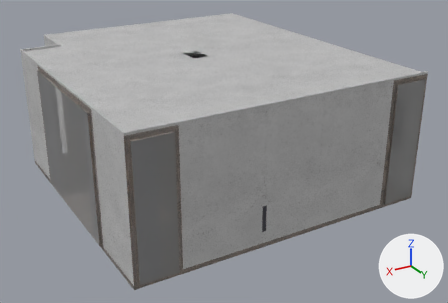
The OBJ model resources/templates/roomtemplate/models/Room.obj as it was, and as the next commit left it.
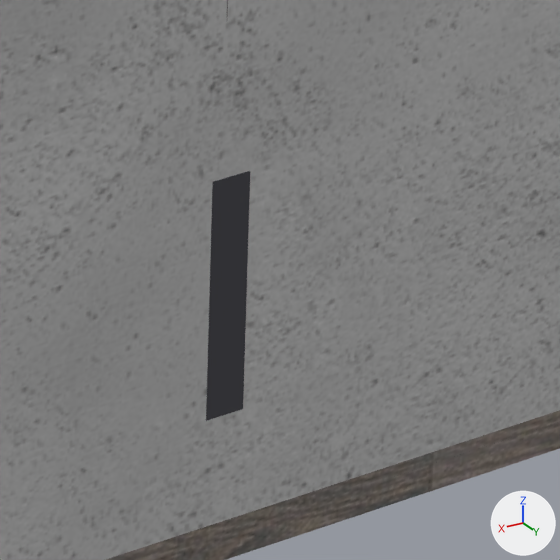
Each version is shown whole from a camera (50 mm lens) standing at (6.92, 12.85, 6.74) and looking at (-0.42, 0.63, 0.62), then close up on the part from 54% to 67% of the width and 62% to 81% of the height. The axes (+X, +Y, +Z) are drawn at lower right. The lights are the same throughout. Where no turn or scale is listed for an object, it has been applied to the vertices.

In view in the first close-up: 'Room'.
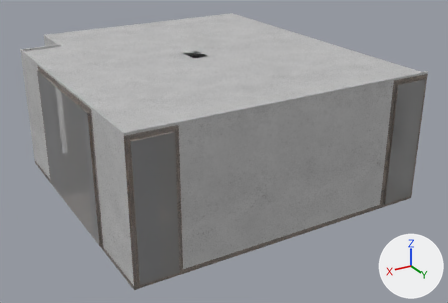
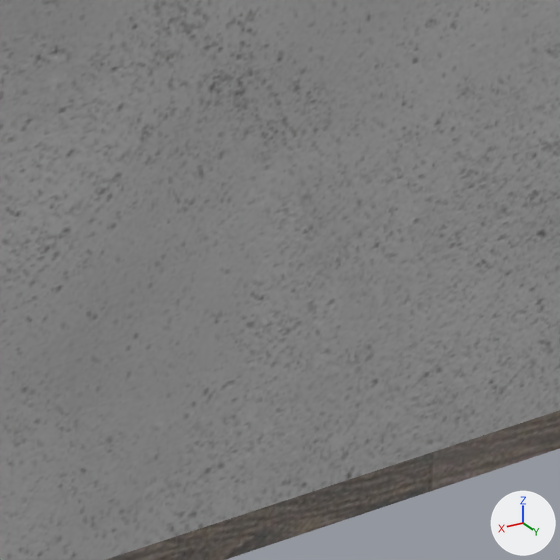
Changed parts and their boxes (x1, y1, x2, y2) in the close-ups (560 x 560 px):
part 1 of me_room, deleted (black): before (206, 171, 250, 421)

Diff of the bpy script that builds the scene:
```diff
--- a/resources/templates/roomtemplate/models/Room.obj.py
+++ b/resources/templates/roomtemplate/models/Room.obj.py
@@ img_testbild16_9_jpg @@
+img_testbild16_9_jpg = load_image('testbild16-9.jpg', 'textures/testbild16-9.jpg', 256, 256, 'sRGB')
@@ mat_material__10 @@
+mat_material__10 = principled_material('Material__10')
+mat_material__10.texture = img_testbild16_9_jpg
+mat_material__10.roughness = 0.9
@@ me_room @@
 me_room.from_pydata(...)  # 698 vertices, 564 faces; spans x -3.87..3.55, y -4.0..4.05, z 0.0..3.05
 # used by ob_room; location = (0.0, 0.0, 0.0)
+# me_room part 1: the loose piece of 28 vertices spanning x -0.34..0.72, y 3.48..4.0, z 0.36..0.94 is deleted
 me_room.materials.append(mat_material__12731)
@@ me_room @@
 me_room.materials.append(mat_material__12804)
-me_room.materials.append(mat_material__60)  # white #e9e9e9
+me_room.materials.append(mat_material__10)  # picture img_testbild16_9_jpg
```
